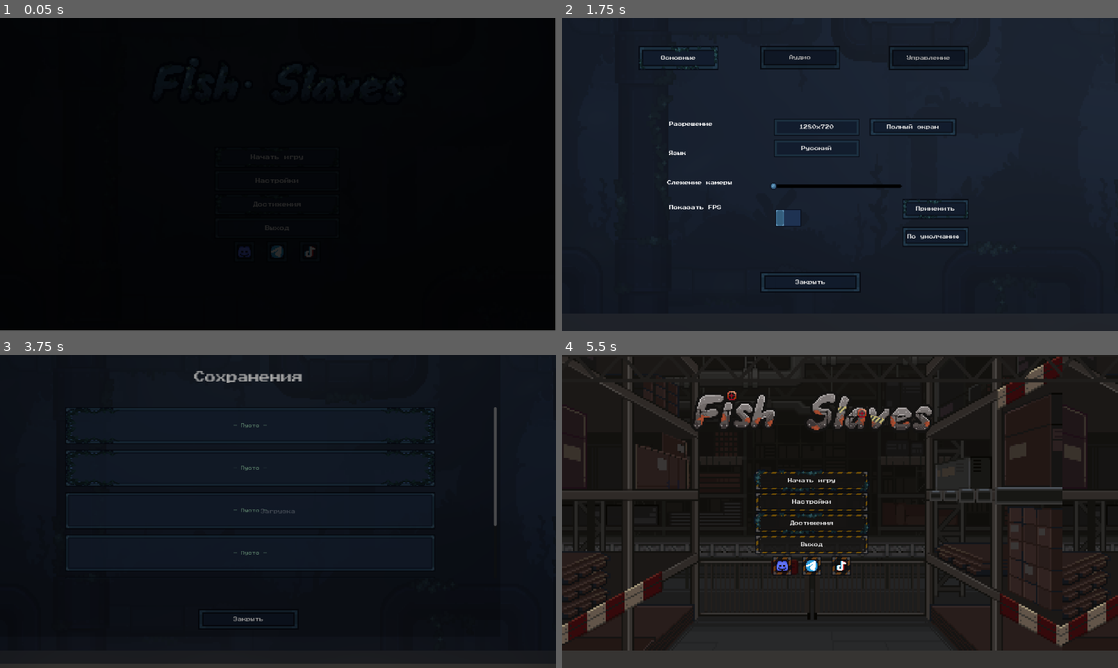
Above: before the commit, frames 1-4 (two rows, left to right).
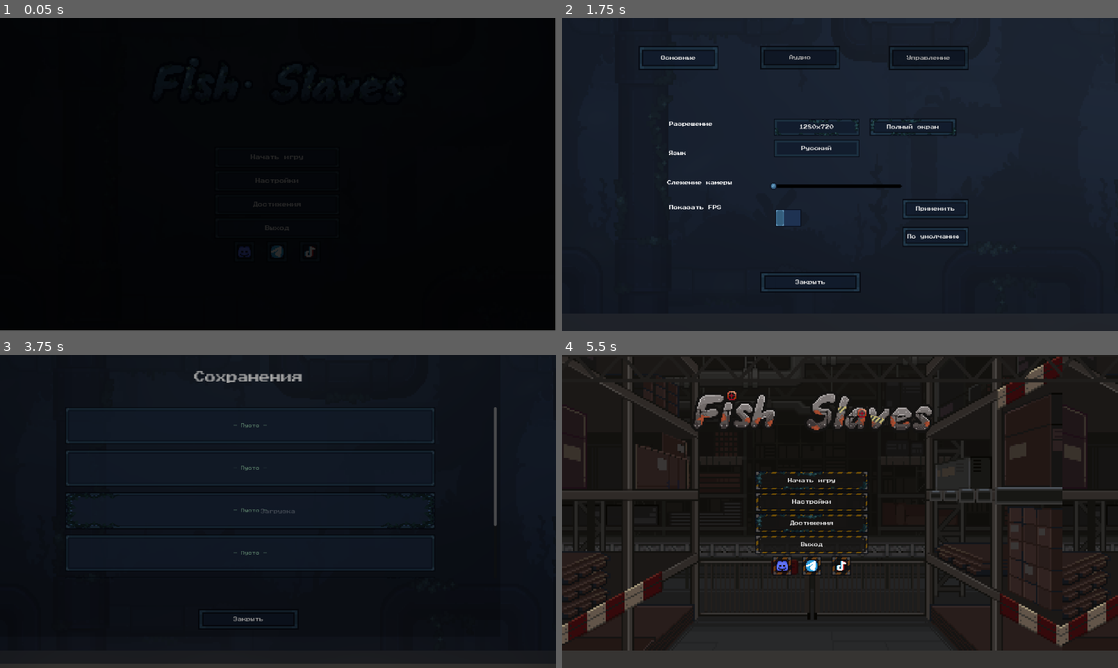
Above: after the commit, the same moments.

Repository: farisepi/fishhuyc
Game: Godot game, scene res://Fish Slaves/Base/Scenes/Menus/MainMenus/MainMenuAquarium.tscn
Same seed, same stepped clock (60 frames per second), same inputs: the game is played once before the commit and once after it. Sound files missing from this copy of the repository are replaced by a short silence.
Inputs:
- Up to frame 1 (0.05 s): no input
- Up to frame 2 (1.75 s): click "Настройки" at 0.5 s; click "Начать игру" at 1.25 s
- Up to frame 3 (3.75 s): click "Закрыть" at 2 s; click "Начать игру" at 2.75 s; click "Достижения" at 3.5 s
- Up to frame 4 (5.5 s): click "Закрыть" at 4.25 s; click "— Пусто —" at 5 s

The runs differ from the first frame. In frame 2, 0.2% of the frame differs, in the area x 13-73%, y 9-64%; in frame 3, 0.3%, in the area x 11-79%, y 16-56%; in frame 4, 0.2%.
Error before the commit: Invalid access to property or key 'texture' on a base object of type 'Dictionary'. (res://Fish)

Commit message:
исправил стейт, теперь ржавчина точно работает правильно

Diff:
--- a/Fish Slaves/Base/Scenes/Levels/Act3HallwayLevel.tscn
+++ b/Fish Slaves/Base/Scenes/Levels/Act3HallwayLevel.tscn
@@ -6,7 +6,7 @@
 [ext_resource type="Script" uid="uid://dt5gn5rjtqmvt" path="res://Fish Slaves/Base/Scripts/Levels/Act3Assistaunt/Act3GrabbableItem.gd" id="3_42m7p"]
 [ext_resource type="Texture2D" uid="uid://pwgd2air676b" path="res://Fish Slaves/Textures/Tiles/Act3Tiles/Act3ObjectTiles.png" id="5_ii734"]
 [ext_resource type="Texture2D" uid="uid://chd41emdlf3d2" path="res://Fish Slaves/Textures/Tiles/Act3Tiles/Act3Pallets.png" id="7_8eynh"]
-[ext_resource type="PackedScene" uid="uid://cddeofwnwxg4p" path="res://Act3Enemy.tscn" id="8_it0yu"]
+[ext_resource type="PackedScene" uid="uid://cddeofwnwxg4p" path="res://Fish Slaves/Base/Scenes/Levels/Act3Assistaunt/Act3Enemy.tscn" id="8_it0yu"]
 [ext_resource type="Texture2D" uid="uid://dopqa6mhab0x8" path="res://Fish Slaves/Textures/Tiles/Act3Tiles/Act3Chest.png" id="8_vcpp2"]
 [ext_resource type="Texture2D" uid="uid://bx6bpah2olcgt" path="res://Fish Slaves/Textures/Tiles/Act3Tiles/Act3Shelf1.png" id="10_vcpp2"]
 [ext_resource type="Script" uid="uid://cnn6goonj3jd2" path="res://Fish Slaves/Base/Scripts/Player/PlayerMechaFishCamera.gd" id="15_wsnn3"]
--- a/player_test_sandbox.tscn
+++ b/Fish Slaves/Base/Scenes/Levels/PlayerTestSandbox.tscn
@@ -1,8 +1,8 @@
 [gd_scene format=3 uid="uid://dk2g500x8wvmt"]
 
 [ext_resource type="PackedScene" uid="uid://b78p05we4k3he" path="res://Fish Slaves/Base/Scenes/Player/PlayerMechaFish.tscn" id="1_txi32"]
-[ext_resource type="PackedScene" uid="uid://du6okcvj7dvpp" path="res://Act3Item.tscn" id="2_2y021"]
-[ext_resource type="PackedScene" uid="uid://cddeofwnwxg4p" path="res://Act3Enemy.tscn" id="2_jieml"]
+[ext_resource type="PackedScene" uid="uid://du6okcvj7dvpp" path="res://Fish Slaves/Base/Scenes/Levels/Act3Assistaunt/Act3Item.tscn" id="2_2y021"]
+[ext_resource type="PackedScene" uid="uid://cddeofwnwxg4p" path="res://Fish Slaves/Base/Scenes/Levels/Act3Assistaunt/Act3Enemy.tscn" id="2_jieml"]
 [ext_resource type="Texture2D" uid="uid://chd41emdlf3d2" path="res://Fish Slaves/Textures/Tiles/Act3Tiles/Act3Pallets.png" id="3_t5sma"]
 
 [sub_resource type="RectangleShape2D" id="RectangleShape2D_bhunq"]
--- a/Fish Slaves/Base/Scenes/Menus/SettingMenus/SettingsMenuFactory.tscn
+++ b/Fish Slaves/Base/Scenes/Menus/SettingMenus/SettingsMenuFactory.tscn
@@ -39,7 +39,6 @@
 [node name="BG" parent="." unique_id=1653505568 instance=ExtResource("2_r8b5y")]
 
 [node name="GraphicsPage" type="Control" parent="." unique_id=815704850]
-visible = false
 anchors_preset = 0
 offset_left = 8.0
 offset_top = 8.0
--- a/Fish Slaves/Base/Scripts/Managers/Global.gd
+++ b/Fish Slaves/Base/Scripts/Managers/Global.gd
@@ -30,6 +30,7 @@
 var enemy_positions: Dictionary = {}
 
 var seaweed_state: Node = null
+var _pending_seaweed_apply: bool = false
 
 func _ready() -> void:
 	process_mode = Node.PROCESS_MODE_ALWAYS
@@ -44,7 +45,6 @@
 		print("SeaweedState created from: ", seaweed_path)
 	else:
 		print("ERROR: SeaweedState not found at: ", seaweed_path)
-		# Пробуем альтернативный путь
 		var alt_path = "res://Fish Slaves/Base/Scripts/Managers/MainMenuButtonAttributesState.gd"
 		if FileAccess.file_exists(alt_path):
 			seaweed_state = load(alt_path).new()
@@ -132,7 +132,25 @@
 	var scene = tree.current_scene
 	if scene:
 		_apply_font(scene)
-		_force_apply_seaweed(scene)
+
+		# Если есть ожидающее применение - применяем
+		if _pending_seaweed_apply:
+			_pending_seaweed_apply = false
+			_force_apply_seaweed(scene)
+		else:
+			# Иначе применяем с задержкой
+			_apply_seaweed_with_delay(scene)
+
+func _apply_seaweed_with_delay(scene: Node) -> void:
+	# Ждем несколько кадров для полной загрузки
+	await get_tree().process_frame
+	await get_tree().process_frame
+	await get_tree().process_frame
+
+	if not is_instance_valid(scene):
+		return
+
+	_force_apply_seaweed(scene)
 
 func _force_apply_seaweed(scene: Node) -> void:
 	print("=== FORCE APPLY SEAWEED to: ", scene.name)
@@ -151,64 +169,90 @@
 
 	var seaweed_state_node = get_node("SeaweedState")
 
-	# Проверяем наличие водорослей в сцене
+	# Проверяем наличие декораций в сцене
 	var found_count = 0
-	_find_all_buttons(scene, found_count)
-	print("Found buttons with seaweed: ", found_count)
+	_find_all_decorations(scene, found_count)
+	print("Found decorations (Seaweed/Rust): ", found_count)
 
 	# Принудительно применяем
 	seaweed_state_node.scan_and_apply(scene)
 
 	# Дополнительно: принудительно показываем
-	_force_show_seaweed(scene)
+	_force_show_decorations(scene)
 
 	print("=== FORCE APPLY FINISHED ===")
 
-func _find_all_buttons(node: Node, found: Variant) -> void:
+func _find_all_decorations(node: Node, found: Variant) -> void:
 	for child in node.get_children():
 		if child is Button:
-			var seaweed = _find_seaweed_in_node(child)
-			if seaweed:
+			var decoration = _find_decoration_in_node(child)
+			if decoration:
 				found += 1
-				print("Found button: ", child.name, " with seaweed")
-		_find_all_buttons(child, found)
-
-func _find_seaweed_in_node(node: Node) -> Node:
+				print("Found decoration: ", child.name, " -> ", decoration.name)
+		_find_all_decorations(child, found)
+
+func _find_decoration_in_node(node: Node) -> Node:
 	for child in node.get_children():
-		if child.name == "Seaweed":
+		if child.name == "Seaweed" or child.name == "Rust":
 			return child
 	return null
 
-func _force_show_seaweed(node: Node) -> void:
+func _force_show_decorations(node: Node) -> void:
 	for child in node.get_children():
 		if child is Button:
-			var seaweed = _find_seaweed_in_node(child)
-			if seaweed:
+			var decoration = _find_decoration_in_node(child)
+			if decoration:
 				var path = str(child.get_path())
 				var seaweed_state_node = get_node("SeaweedState")
+
 				if seaweed_state_node.states.has(path):
 					var data = seaweed_state_node.states[path]
-					seaweed.visible = data["visible"]
-					if data["flip"]:
-						seaweed.scale.x = -abs(seaweed.scale.x)
+					decoration.visible = data["visible"]
+
+					# Применяем флип с сохранением оригинального масштаба
+					var original_scale = data.get("scale", Vector2.ONE)
+					if data.get("flip", false):
+						decoration.scale.x = -abs(original_scale.x)
+						decoration.scale.y = abs(original_scale.y)
 					else:
-						seaweed.scale.x = abs(seaweed.scale.x)
-					print("Applied seaweed to: ", child.name, " visible=", data["visible"])
+						decoration.scale.x = abs(original_scale.x)
+						decoration.scale.y = abs(original_scale.y)
+
+					# Восстанавливаем текстуру для Rust
+					if decoration.name == "Rust" and decoration is Sprite2D:
+						var tex_data = data.get("texture_data", {})
+						if tex_data.has("path") and tex_data["path"] != "":
+							var texture = load(tex_data["path"])
+							if texture:
+								decoration.texture = texture
+								print("  Restored texture for: ", child.name)
+
+					print("  Applied to: ", child.name, " visible=", data["visible"])
 				else:
 					# Если нет состояния - создаем
 					var visible = randf() < 0.25
 					var flip = randf() < 0.5
+
+					var texture_path = ""
+					if decoration is Sprite2D and decoration.texture:
+						texture_path = decoration.texture.resource_path
+
 					seaweed_state_node.states[path] = {
 						"visible": visible,
-						"flip": flip
+						"flip": flip,
+						"texture_data": {"path": texture_path} if texture_path != "" else {},
+						"type": decoration.name,
+						"scale": decoration.scale
 					}
-					seaweed.visible = visible
+
+					decoration.visible = visible
 					if flip:
-						seaweed.scale.x = -abs(seaweed.scale.x)
+						decoration.scale.x = -abs(decoration.scale.x)
 					else:
-						seaweed.scale.x = abs(seaweed.scale.x)
-					print("Created and applied seaweed to: ", child.name, " visible=", visible)
-		_force_show_seaweed(child)
+						decoration.scale.x = abs(decoration.scale.x)
+
+					print("  Created and applied to: ", child.name, " visible=", visible)
+		_force_show_decorations(child)
 
 func _apply_font(node: Node) -> void:
 	if not _font:
@@ -236,6 +280,9 @@
 func goto_scene(scene_path: String) -> void:
 	_cleanup_loading()
 
+	# Устанавливаем флаг, что нужно применить водоросли после загрузки
+	_pending_seaweed_apply = true
+
 	var loading_scene = load("res://Fish Slaves/Base/Scenes/Overlay/Transition/LoadingScreen.tscn")
 	if loading_scene:
 		loading_instance = loading_scene.instantiate()
@@ -252,6 +299,7 @@
 	print("=== SCENE LOADED SIGNAL ===")
 	var scene = get_tree().current_scene
 	if scene:
+		await get_tree().process_frame
 		await get_tree().process_frame
 		await get_tree().process_frame
 		_force_apply_seaweed(scene)
--- a/Fish Slaves/Base/Scripts/Managers/MainMenuButtonAttributesState.gd
+++ b/Fish Slaves/Base/Scripts/Managers/MainMenuButtonAttributesState.gd
@@ -21,53 +21,57 @@
 func _scan(node: Node) -> void:
 	for child in node.get_children():
 		if child is Button:
-			var decoration = _find_seaweed_or_rust(child)
+			var decoration = _find_decoration(child)
 			if decoration:
 				var path = str(child.get_path())
 				if not states.has(path):
 					var visible = randf() < 0.25
 					var flip = randf() < 0.5
 
-					# Сохраняем текстуру если это Sprite2D
-					var texture_path = ""
+					# Сохраняем текстуру для Rust
+					var texture_data = {}
 					if decoration is Sprite2D and decoration.texture:
-						texture_path = decoration.texture.resource_path
+						texture_data["path"] = decoration.texture.resource_path
 
 					states[path] = {
 						"visible": visible,
 						"flip": flip,
-						"texture": texture_path,  # Сохраняем путь к текстуре
-						"type": decoration.name   # Сохраняем тип (Seaweed или Rust)
+						"texture_data": texture_data,
+						"type": decoration.name,
+						"scale": decoration.scale
 					}
-					print("  Created state for: ", child.name, " (", decoration.name, ") texture: ", texture_path.get_file(), " visible=", visible)
+					print("  Created state for: ", child.name, " (", decoration.name, ") visible=", visible)
 		_scan(child)
 
 func _apply(node: Node) -> void:
 	for child in node.get_children():
 		if child is Button:
-			var decoration = _find_seaweed_or_rust(child)
+			var decoration = _find_decoration(child)
 			if decoration:
 				var path = str(child.get_path())
 				if states.has(path):
 					var data = states[path]
-
-					# Применяем видимость
 					decoration.visible = data["visible"]
 
-					# Применяем флип
-					if data["flip"]:
-						decoration.scale.x = -abs(decoration.scale.x)
+					# Применяем флип с сохранением масштаба
+					var original_scale = data.get("scale", Vector2.ONE)
+					if data.get("flip", false):
+						decoration.scale.x = -abs(original_scale.x)
+						decoration.scale.y = abs(original_scale.y)
 					else:
-						decoration.scale.x = abs(decoration.scale.x)
+						decoration.scale.x = abs(original_scale.x)
+						decoration.scale.y = abs(original_scale.y)
 
-					# Восстанавливаем текстуру если она сохранена и это Sprite2D
-					if decoration is Sprite2D and data["texture"] != "":
-						var texture = load(data["texture"])
-						if texture:
-							decoration.texture = texture
+					# Восстанавливаем текстуру для Rust
+					if decoration.name == "Rust" and decoration is Sprite2D:
+						var tex_data = data.get("texture_data", {})
+						if tex_data.has("path") and tex_data["path"] != "":
+							var texture = load(tex_data["path"])
+							if texture:
+								decoration.texture = texture
 		_apply(child)
 
-func _find_seaweed_or_rust(node: Node) -> Node:
+func _find_decoration(node: Node) -> Node:
 	for child in node.get_children():
 		if child.name == "Seaweed" or child.name == "Rust":
 			return child
Renamed: Act3Enemy.tscn -> Fish Slaves/Base/Scenes/Levels/Act3Assistaunt/Act3Enemy.tscn
Renamed: Act3Item.tscn -> Fish Slaves/Base/Scenes/Levels/Act3Assistaunt/Act3Item.tscn
